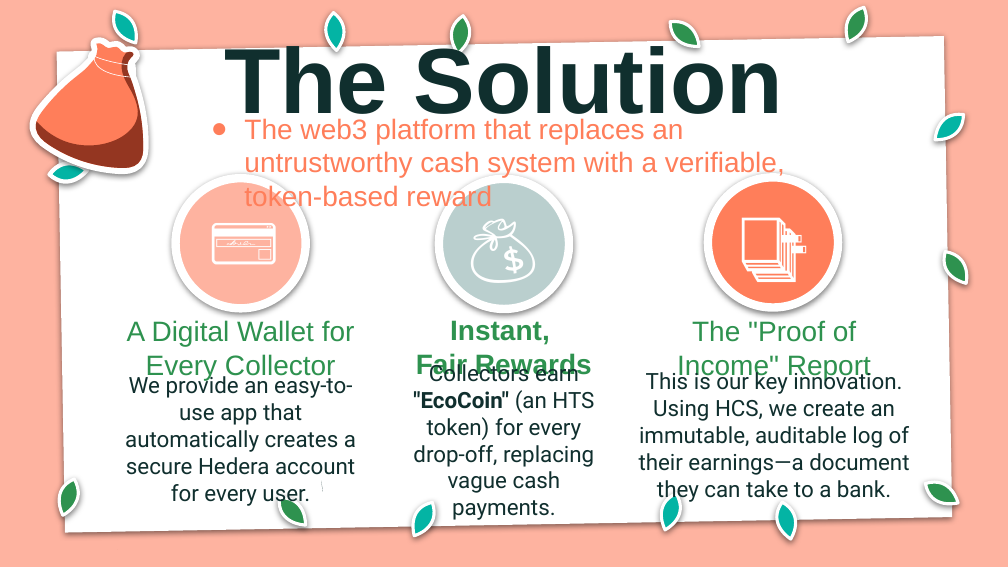
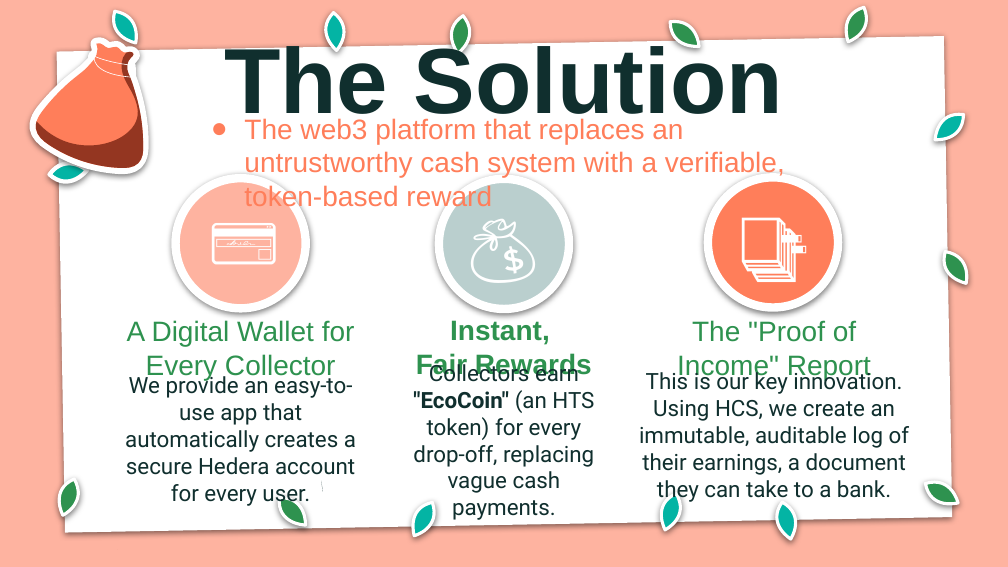
Before and after one commit to commit-to-Noma/VeriCycle, a slide deck: slide 4 of Vericycle Pitch Deck.pptx. Drawn at 1008x567 pixels with LibreOffice and Linux fonts; fonts in the diff are those of the drawing; background and template pictures are left out. Boxes give left, top, right and bottom in pixels: in the first picture for what was removed or moved away, otherwise in the second. Text is boxed around its words. In the diff, an @@ line names an element or a change of style, - is before the commit and + after.

```diff
--- a/Vericycle Pitch Deck.pptx
+++ b/Vericycle Pitch Deck.pptx
@@ subtitle at [639,368,910,503]: text changed @@
-This is our key innovation. Using HCS, we create an immutable, auditable log of their earnings—a document they can take to a bank.
+This is our key innovation. Using HCS, we create an immutable, auditable log of their earnings, a document they can take to a bank.
```
Also in this commit, not shown: 4 other slides changed, 1 slide added, 1 other file.
